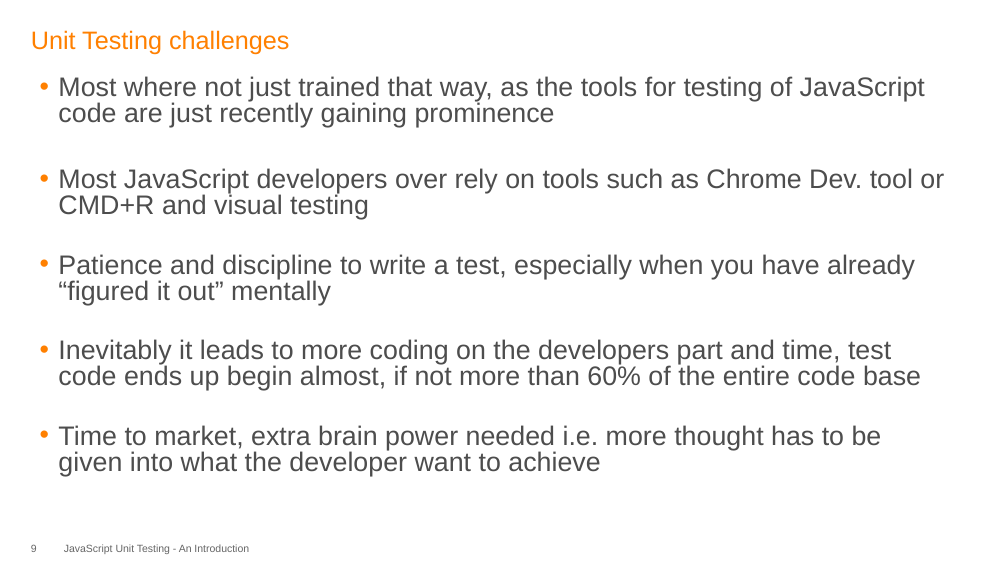
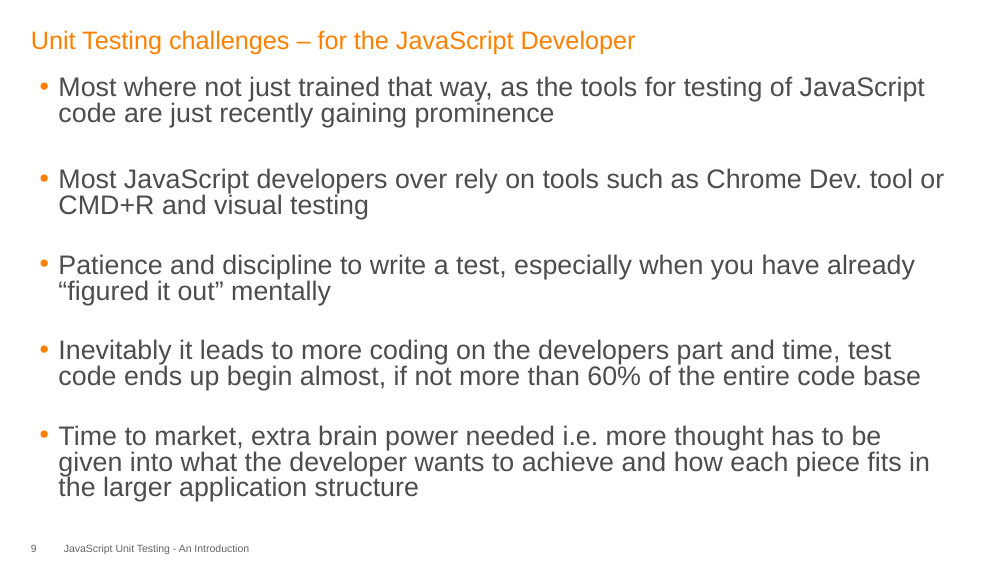
Before and after one commit to madjava/unconf, a slide deck: slide 9 of JavaScript Uint Testing.pptx. Drawn at 1008x567 pixels with LibreOffice and Linux fonts; fonts in the diff are those of the drawing; background and template pictures are left out. Boxes give left, top, right and bottom in pixels: in the first picture for what was removed or moved away, otherwise in the second. Text is boxed around its words. In the diff, an @@ line names an element or a change of style, - is before the commit and + after.

```diff
--- a/JavaScript Uint Testing.pptx
+++ b/JavaScript Uint Testing.pptx
@@ title at [31, 30, 636, 54]: text changed @@
-Unit Testing challenges
+Unit Testing challenges – for the JavaScript Developer
@@ text at [58, 425, 930, 502]: text changed @@
-  • Time to market, extra brain power needed i.e. more thought has to be given into what the developer want to achieve
+  • Time to market, extra brain power needed i.e. more thought has to be given into what the developer wants to achieve and how each piece fits in the larger application structure
```
Also in this commit, not shown: 5 other slides changed.
